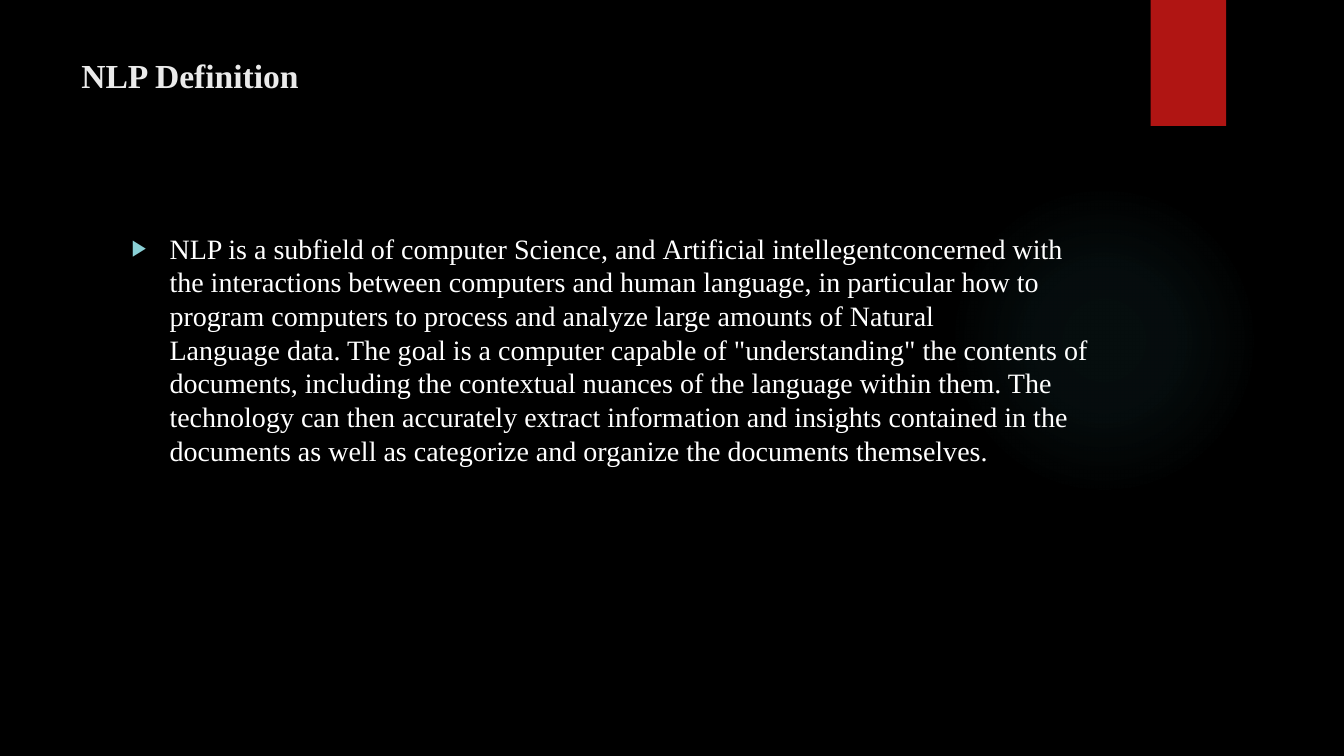
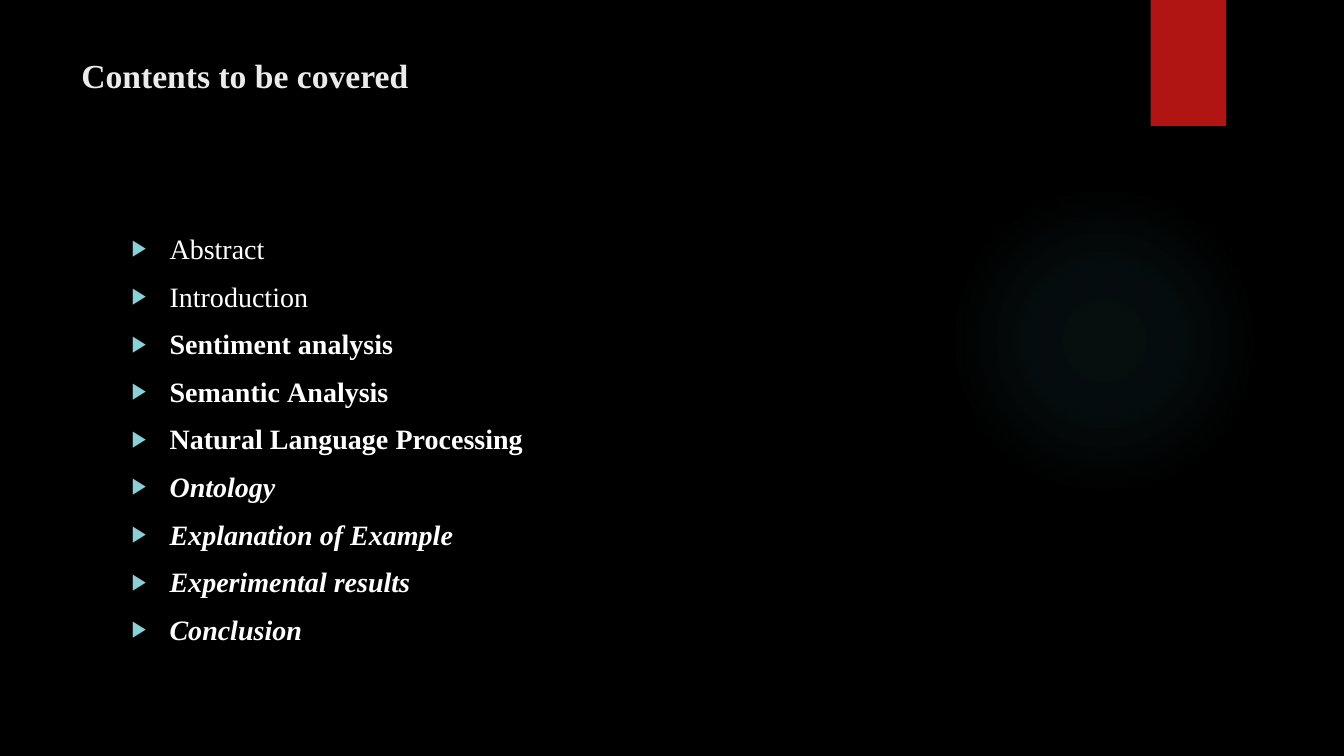
Before and after one commit to GopiAchyutha-16327151/Journal-club-presentation, a slide deck: slide 2 of NLP Presentation.pptx. Drawn at 1344x756 pixels with LibreOffice and Linux fonts; fonts in the diff are those of the drawing; background and template pictures are left out. Boxes give left, top, right and bottom in pixels: in the first picture for what was removed or moved away, otherwise in the second. Text is boxed around its words. In the diff, an @@ line names an element or a change of style, - is before the commit and + after.

```diff
--- a/NLP Presentation.pptx
+++ b/NLP Presentation.pptx
@@ title at box(81, 64, 408, 89): text changed @@
-NLP Definition
+Contents to be covered
@@ text at box(170, 239, 523, 641): text changed; bold on @@
-▶ NLP is a subfield of computer Science, and Artificial intellegentconcerned with the interactions between computers and human language, in particular how to program computers to process and analyze large amounts of Natural Language data. The goal is a computer capable of "understanding" the contents of documents, including the contextual nuances of the language within them. The technology can then accurately extract information and insights contained in the documents as well as categorize and organize the documents themselves.
+▶ Abstract
+▶ Introduction
+▶ Sentiment analysis
+▶ Semantic Analysis
+▶ Natural Language Processing
+▶ Ontology
+▶ Explanation of Example
+▶ Experimental results
+▶ Conclusion
```
Also in this commit, not shown: 5 other slides changed, 3 slides added, 1 slide removed.
